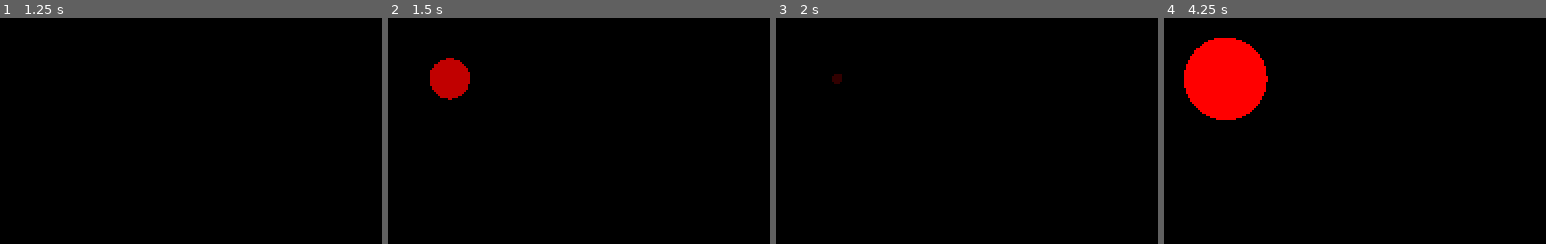
Above: before the commit, frames 1-4 (left to right).
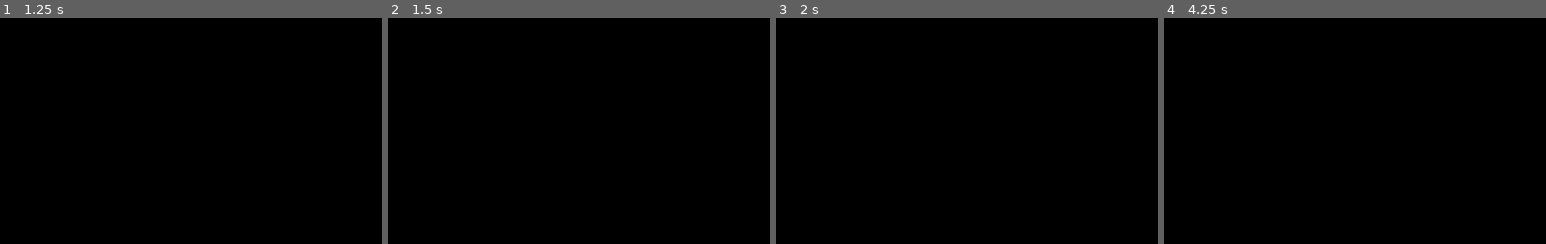
Above: after the commit, the same moments.

Repository: EdGeber/ProtoSoundViz
Game: Godot game, scene res://src/animation.tscn
Two runs of this game, one before a commit and one after it. Both use one fixed random seed, a clock stepped at 60 frames per second and the inputs below. The project has no main scene, so this scene is started directly.
Inputs:
- Up to frame 1 (1.25 s): tap Enter at 0.5 s
- Up to frame 2 (1.5 s): tap Space at 1.25 s
- Up to frame 3 (2 s): no input
- Up to frame 4 (4.25 s): tap Enter at 2, 3.5 s; tap Space at 2.75 s

Frame 1 is identical in both runs. In frame 2, 1.5% of the frame differs, in the area x 10-22%, y 17-37%; in frame 3, 0.1%; in frame 4, 6.2%, in the area x 5-28%, y 8-46%.

Commit message:
Begin visualization of Minecraft video

Diff:
--- a/src/animation.tscn
+++ b/src/animation.tscn
@@ -4,6 +4,7 @@
 
 [node name="animation" type="Node2D"]
 script = ExtResource( 1 )
+animation_folder_path = "res://src/animations/minecraft/"
 scale_factor = 35
 video_delay = 0.955
 
--- /dev/null
+++ b/src/animations/minecraft/references.json
@@ -0,0 +1,87 @@
+{
+	"steve_step": {
+		"intensity_points": [
+			[0, 0],
+			[0, 0.4],
+			[1, 0.4],
+			[1, 0]
+		],
+		"pitch_points": [
+			[0,   1],
+			[1,   1]
+		],
+		"timbre": "steve_step"
+	},
+
+	"steve_step_stop": {
+		"intensity_points": [
+			[0, 0.7],
+			[0.2, 0.0],
+			[0.6, 1.3],
+			[1, 0]
+		],
+		"pitch_points": [
+			[0,   0.05],
+			[0,   1],
+			[0.4, 1],
+			[1, 1]
+		],
+		"timbre": "steve_step"
+	},
+
+	"pig_step": {
+		"intensity_points": [
+			[0, 0.3],
+			[0, 1.0],
+			[1, 1.0],
+			[1, 0]
+		],
+		"pitch_points": [
+			[0,   0.1],
+			[1,   0.1]
+		],
+		"timbre": "pig_step"
+	},
+
+	"pig_sound_1/3": {
+		"intensity_points": [
+			[0, 0.5],
+			[0, 1.0],
+			[1, 1.2],
+			[1, 0]
+		],
+		"pitch_points": [
+			[0,   0.4],
+			[1,   0.4]
+		],
+		"timbre": "pig_sound"
+	},
+
+	"pig_sound_2/3": {
+		"intensity_points": [
+			[0, 0.5],
+			[0, 1.0],
+			[1, 1.2],
+			[1, 0]
+		],
+		"pitch_points": [
+			[0,   0.1],
+			[1,   0.1]
+		],
+		"timbre": "pig_sound"
+	},
+
+	"pig_sound_3/3": {
+		"intensity_points": [
+			[0, 0.5],
+			[0, 1.0],
+			[1, 1.2],
+			[1, 0]
+		],
+		"pitch_points": [
+			[0,   0.025],
+			[1,   0.025]
+		],
+		"timbre": "pig_sound"
+	}
+}
--- /dev/null
+++ b/src/animations/minecraft/sounds.json
@@ -0,0 +1,45 @@
+{
+	"sounds": [
+		{
+			"sound": "steve_step",
+			"duration": 0.2,
+			"strength": 0.85,
+			"timestamp": 6.95
+		},
+
+		{
+			"sound": "steve_step",
+			"duration": 0.25,
+			"strength": 0.7,
+			"timestamp": 7.3
+		},
+
+		{
+			"sound": "steve_step",
+			"duration": 0.2,
+			"strength": 0.85,
+			"timestamp": 7.7
+		},
+
+		{
+			"sound": "steve_step",
+			"duration": 0.25,
+			"strength": 0.85,
+			"timestamp": 8.1
+		},
+
+		{
+			"sound": "steve_step",
+			"duration": 0.23,
+			"strength": 1,
+			"timestamp": 8.52
+		},
+
+		{
+			"sound": "steve_step",
+			"duration": 0.2,
+			"strength": 0.1,
+			"timestamp": 8.9
+		}
+	]
+}
--- /dev/null
+++ b/src/animations/minecraft/timbres.json
@@ -0,0 +1,46 @@
+{
+	"steve_step": {
+		"color": [255,0,0],
+		"height": 0.05
+	},
+
+	"pig_step": {
+		"color": [0,255,0],
+		"height": 0.10
+	},
+
+	"pig_sound": {
+		"color": [100,255,40],
+		"height": 0.30
+	},
+
+	"cow_step": {
+		"color": [0,0,255],
+		"height": 0.15
+	},
+
+	"sheep_step": {
+		"color": [255,255,0],
+		"height": 0.2
+	},
+	"punch_sheep": {
+		"color": [0,255,255],
+		"height": 0.25
+	},
+	"cow_sound": {
+		"color": [120],
+		"height": 0.35
+	},
+	"sheep_sound": {
+		"color": [120,60,25],
+		"height": 0.40
+	},
+	"grass_destroy": {
+		"color": [233,155,0],
+		"height": 0.45
+	},
+	"WOOD_destroy": {
+		"color": [177,60,125],
+		"height": 0.50
+	}
+}
--- a/src/animations/steps/references.json
+++ /dev/null
@@ -1,56 +0,0 @@
-{
-	"step": {
-		"intensity_points": [
-			[0, 0.0],
-
-			[0.1,  0.4],
-			[0.175, 0.4],
-			[0.25,  0.4],
-
-			[0.25, 0.0],
-			[0.35, 0.0],
-			[0.40, 0.0],
-
-			[0.45, 0.0],
-			[0.5,  0.0],
-			[0.55, 0.0],
-
-			[0.5,   0.28],
-			[0.625, 0.28],
-			[0.75,  0.28],
-
-			[0.75,  0.0],
-			[0.155, 0.0],
-			[0.16,  0.0],
-
-			[0.825, 0.0],
-			[0.85,  0.0],
-			[0.875, 0.0],
-
-			[0.915, 0.3],
-			[0.925, 0.3],
-			[0.95,   0.3],
-
-			[1, 0]
-		],
-		"pitch_points": [
-			[0,   0.5],
-			[0.5, 0.5],
-			[1, 0.5]
-		],
-		"timbre": "0"
-	},
-	"simple_step" : {
-		"intensity_points": [
-			[0, 1],
-			[0.3, 1],
-			[0.6, 1],
-			[1, 0]
-		],
-		"pitch_points": [
-			[0, 0.8],
-			[1, 0.8]
-		],
-		"timbre": "0"
-	}
-}
--- a/src/animations/steps/sounds.json
+++ /dev/null
@@ -1,190 +0,0 @@
-{
-	"sounds": [
-		{
-			"sound": "simple_step",
-			"duration": 0.2,
-			"strength": 0.7,
-			"timestamp": 1
-		},
-		{
-			"sound": "simple_step",
-			"duration": 0.2,
-			"strength": 1,
-			"timestamp": 1.3
-		},
-		{
-			"sound": "simple_step",
-			"duration": 0.2,
-			"strength": 0.3,
-			"timestamp": 1.7
-		},
-		{
-			"sound": "simple_step",
-			"duration": 0.2,
-			"strength": 0.1,
-			"timestamp": 1.9
-		},
-		{
-			"sound": "simple_step",
-			"duration": 0.2,
-			"strength": 0.7,
-			"timestamp": 2.9
-		},
-		{
-			"sound": "simple_step",
-			"duration": 0.2,
-			"strength": 0.5,
-			"timestamp": 3.2
-		},
-		{
-			"sound": "simple_step",
-			"duration": 0.2,
-			"strength": 0.8,
-			"timestamp": 3.5
-		},
-		{
-			"sound": "simple_step",
-			"duration": 0.2,
-			"strength": 0.7,
-			"timestamp": 3.8
-		},
-		{
-			"sound": "simple_step",
-			"duration": 0.2,
-			"strength": 0.8,
-			"timestamp": 4.15
-		},
-		{
-			"sound": "simple_step",
-			"duration": 0.2,
-			"strength": 0.3,
-			"timestamp": 4.45
-		},
-		{
-			"sound": "simple_step",
-			"duration": 0.2,
-			"strength": 0.8,
-			"timestamp": 4.75
-		},
-		{
-			"sound": "simple_step",
-			"duration": 0.2,
-			"strength": 0.9,
-			"timestamp": 5
-		},
-		{
-			"sound": "simple_step",
-			"duration": 0.2,
-			"strength": 0.8,
-			"timestamp": 5.3
-		},
-		{
-			"sound": "simple_step",
-			"duration": 0.2,
-			"strength": 0.8,
-			"timestamp": 5.6
-		},
-		{
-			"sound": "simple_step",
-			"duration": 0.2,
-			"strength": 0.6,
-			"timestamp": 5.9
-		},
-		{
-			"sound": "simple_step",
-			"duration": 0.2,
-			"strength": 0.9,
-			"timestamp": 6.25
-		},
-		{
-			"sound": "simple_step",
-			"duration": 0.2,
-			"strength": 0.5,
-			"timestamp": 6.6
-		},
-		{
-			"sound": "simple_step",
-			"duration": 0.2,
-			"strength": 0.7,
-			"timestamp": 6.9
-		},
-		{
-			"sound": "simple_step",
-			"duration": 0.2,
-			"strength": 0.6,
-			"timestamp": 7.2
-		},
-		{
-			"sound": "simple_step",
-			"duration": 0.2,
-			"strength": 0.8,
-			"timestamp": 7.5
-		},
-		{
-			"sound": "simple_step",
-			"duration": 0.2,
-			"strength": 0.9,
-			"timestamp": 7.8
-		},
-		{
-			"sound": "simple_step",
-			"duration": 0.2,
-			"strength": 0.7,
-			"timestamp": 8.2
-		},
-		{
-			"sound": "simple_step",
-			"duration": 0.2,
-			"strength": 0.8,
-			"timestamp": 8.45
-		},
-		{
-			"sound": "simple_step",
-			"duration": 0.2,
-			"strength": 0.9,
-			"timestamp": 8.70
-		},
-		{
-			"sound": "simple_step",
-			"duration": 0.2,
-			"strength": 0.75,
-			"timestamp": 9.15
-		},
-		{
-			"sound": "simple_step",
-			"duration": 0.2,
-			"strength": 0.75,
-			"timestamp": 9.45
-		},
-		{
-			"sound": "simple_step",
-			"duration": 0.2,
-			"strength": 0.8,
-			"timestamp": 9.85
-		},
-		{
-			"sound": "simple_step",
-			"duration": 0.2,
-			"strength": 0.6,
-			"timestamp": 10.15
-		},
-		{
-			"sound": "simple_step",
-			"duration": 0.2,
-			"strength": 0.7,
-			"timestamp": 10.45
-		},
-		{
-			"sound": "simple_step",
-			"duration": 0.2,
-			"strength": 0.7,
-			"timestamp": 10.75
-		},
-		{
-			"sound": "simple_step",
-			"duration": 0.2,
-			"strength": 0.6,
-			"timestamp": 11.05
-		}
-	]
-}
--- a/src/animations/steps/timbres.json
+++ /dev/null
@@ -1,6 +0,0 @@
-{
-	"0": {
-		"color": [255,0,0],
-		"height": 0.2
-	}
-}
Not shown, added: src/animations/minecraft/video.ogv
